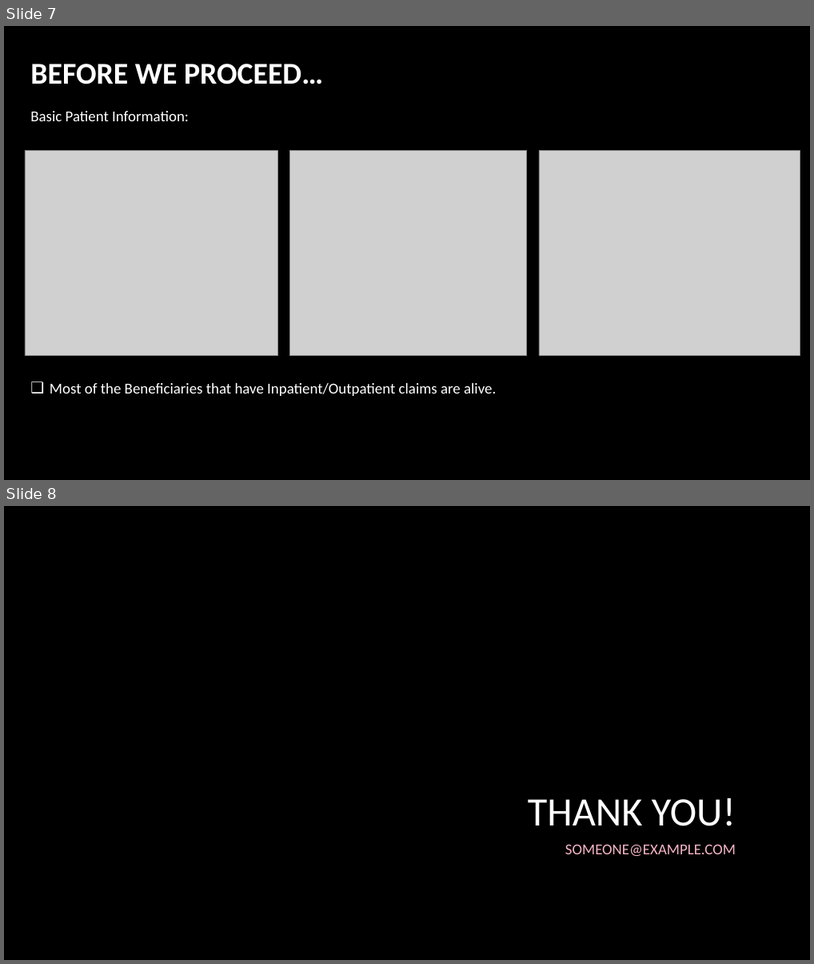
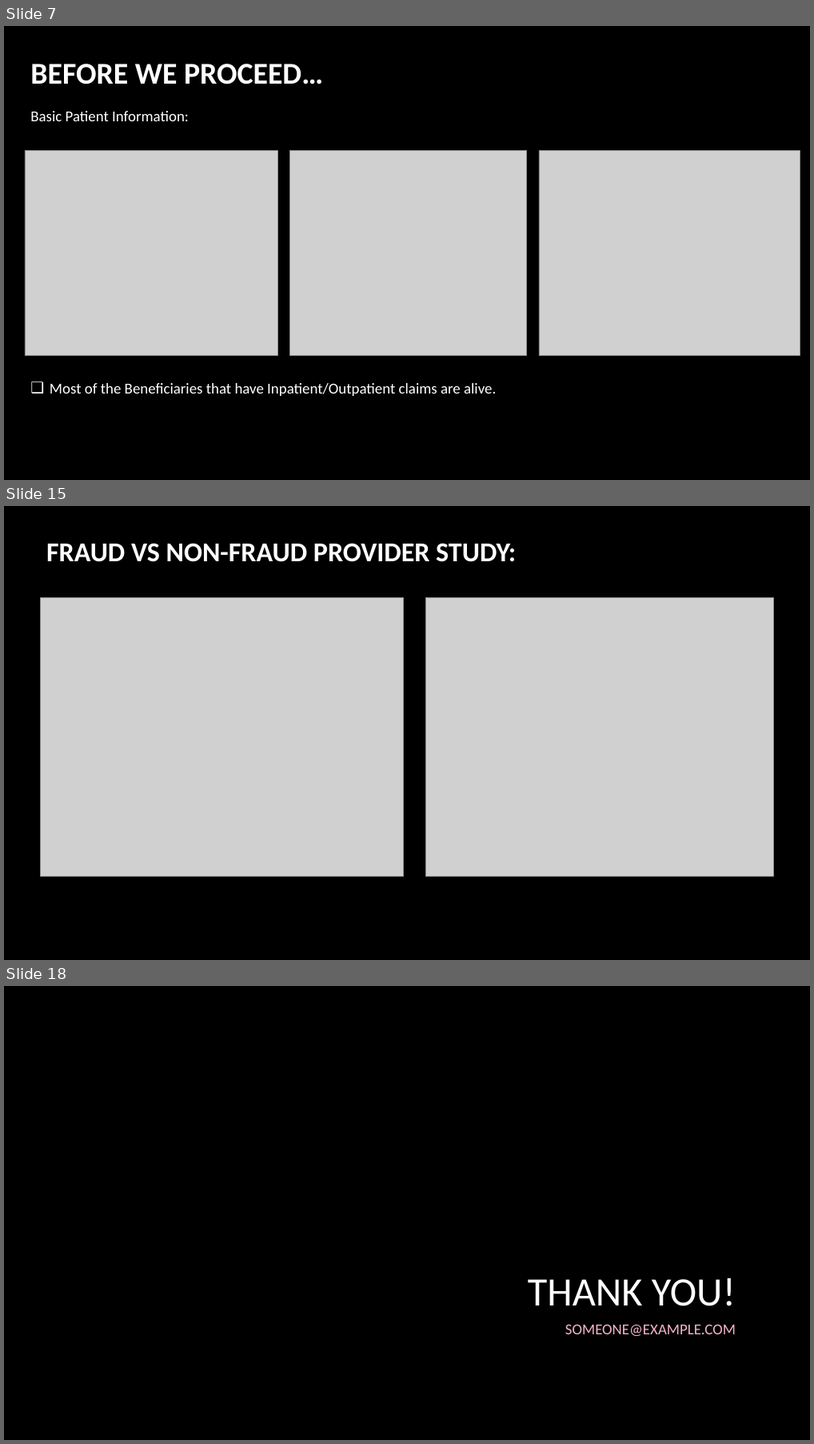
Before and after one commit to suhitasva/Capstone_Project, a slide deck: hc_fraud.pptx. Shown one above the other, each under a label of ours: slides 7 and 8 before the commit, slides 7, 15 and 18 after it; the slides between them are not shown. The pictures are 814x964 and 814x1444 pixels, drawn with LibreOffice and Linux fonts; fonts in the diff are those of the drawing; grey boxes stand for pictures; background and template pictures are left out. Boxes give left, top, right and bottom in pixels: in the first picture for what was removed or moved away, otherwise in the second. Text is boxed around its words. In the diff, an @@ line names an element or a change of style, - is before the commit and + after.

Commit message:
Added slides for beneficiary info and provider fraud vs non-fraud study

```diff
--- a/hc_fraud.pptx
+++ b/hc_fraud.pptx
@@ slide 15 added at bbox=[4, 506, 810, 960], background picture (left out) @@
@@ title added at bbox=[46, 543, 516, 562], 32.4 pt, text #FFFFFF, bold @@
+FRAUD VS NON-FRAUD PROVIDER STUDY:
@@ picture added at bbox=[40, 598, 403, 876] @@
@@ picture added at bbox=[426, 598, 774, 876] @@
@@ what was slide 8 is now slide 18 @@
```
Also in this commit, not shown: 2 slides changed, 9 other slides added.
